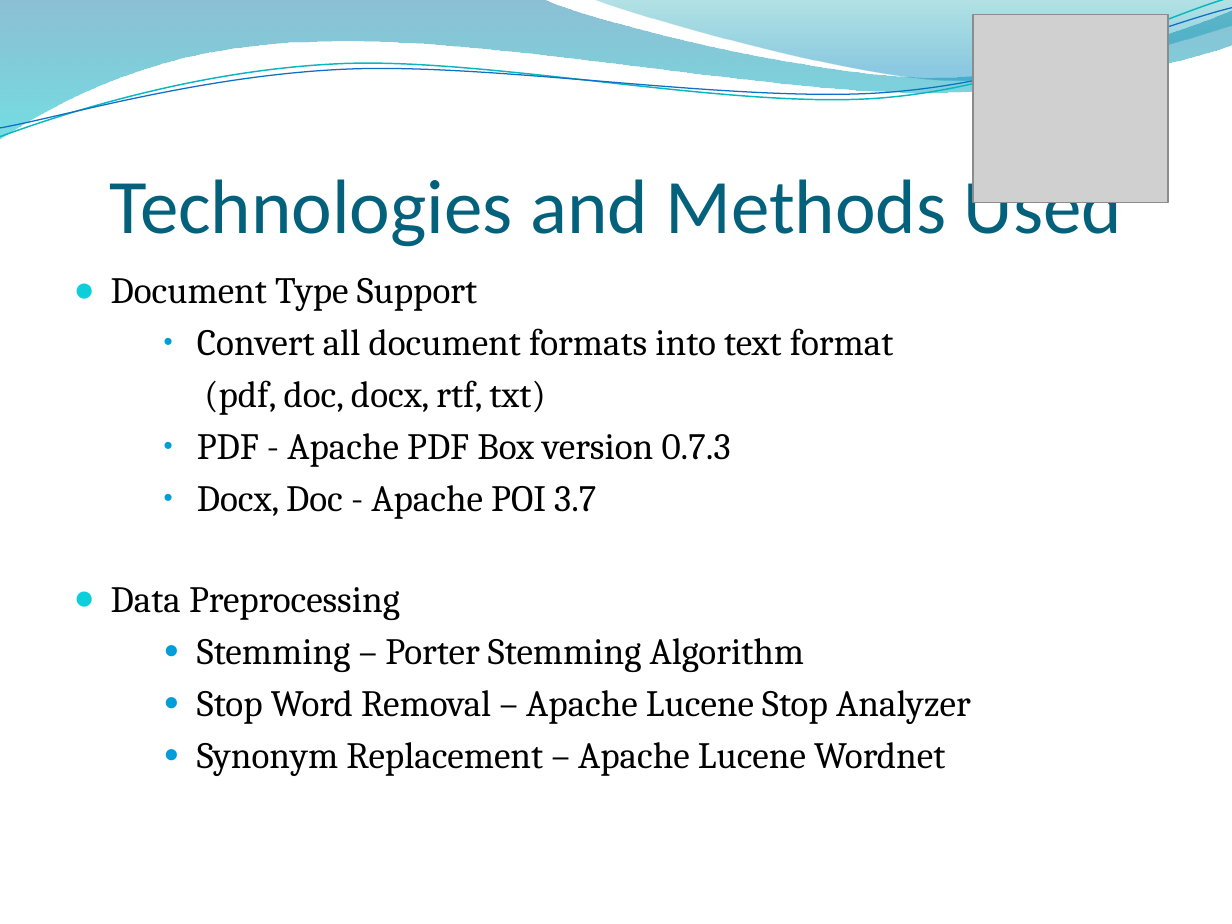
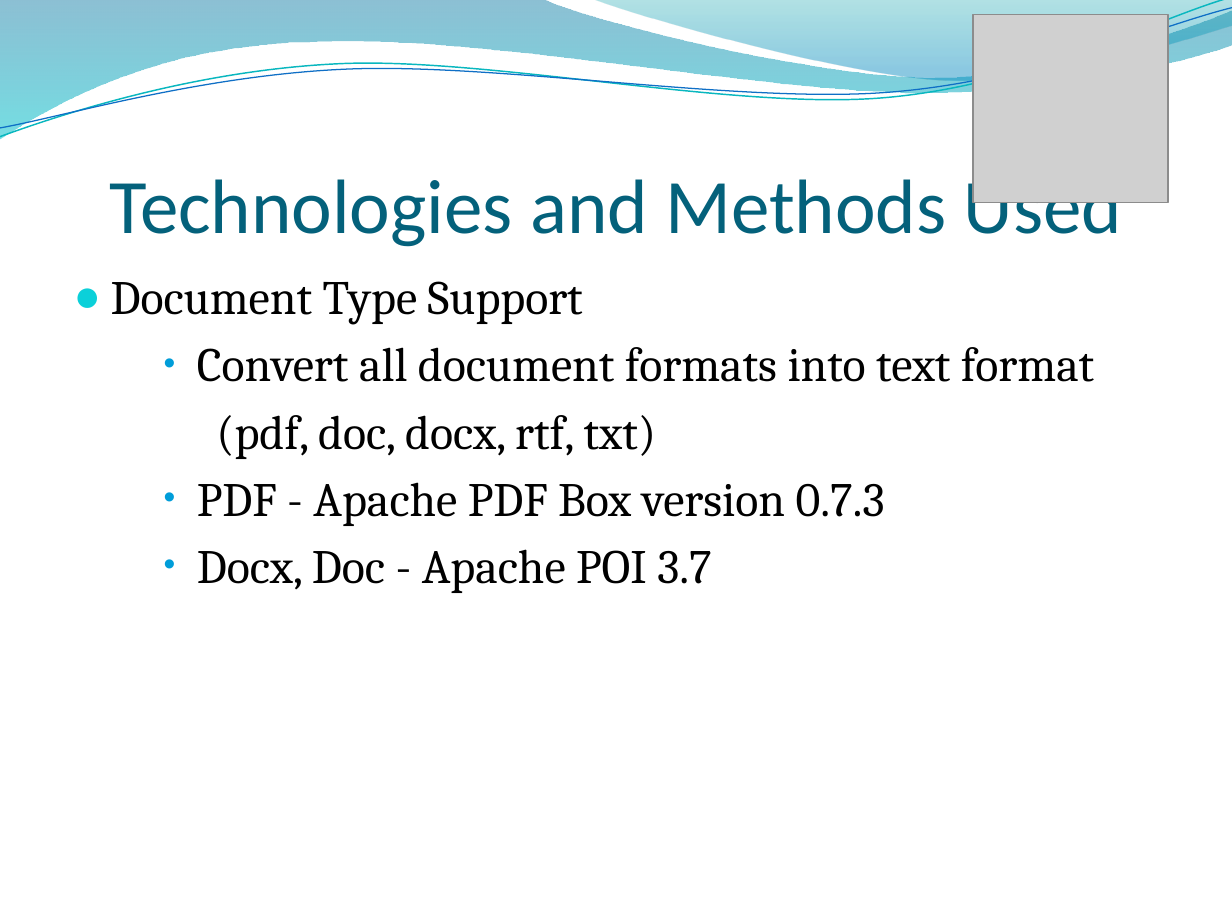
Before and after one commit to RizwanSaeedi/project-plagiabust, a slide deck: slide 17 of project docs/Final Presentation.pptx (slide 11 before the commit). Drawn at 1232x924 pixels with LibreOffice and Linux fonts; fonts in the diff are those of the drawing; grey boxes stand for pictures; background and template pictures are left out. Boxes give left, top, right and bottom in pixels: in the first picture for what was removed or moved away, otherwise in the second. Text is boxed around its words. In the diff, an @@ line names an element or a change of style, - is before the commit and + after.

```diff
--- a/project docs/Final Presentation.pptx
+++ b/project docs/Final Presentation.pptx
@@ text "Document Type Support" at bbox=[111, 281, 1094, 593]: size 21.7 to 28 pt; more space between paragraphs @@
@@ text at bbox=[111, 587, 971, 776]: paragraphs removed @@
-● Data Preprocessing
-    ● Stemming – Porter Stemming Algorithm
-    ● Stop Word Removal – Apache Lucene Stop Analyzer
-    ● Synonym Replacement – Apache Lucene Wordnet
```
Also in this commit, not shown: 17 other slides changed, 8 slides added, 1 slide removed.
